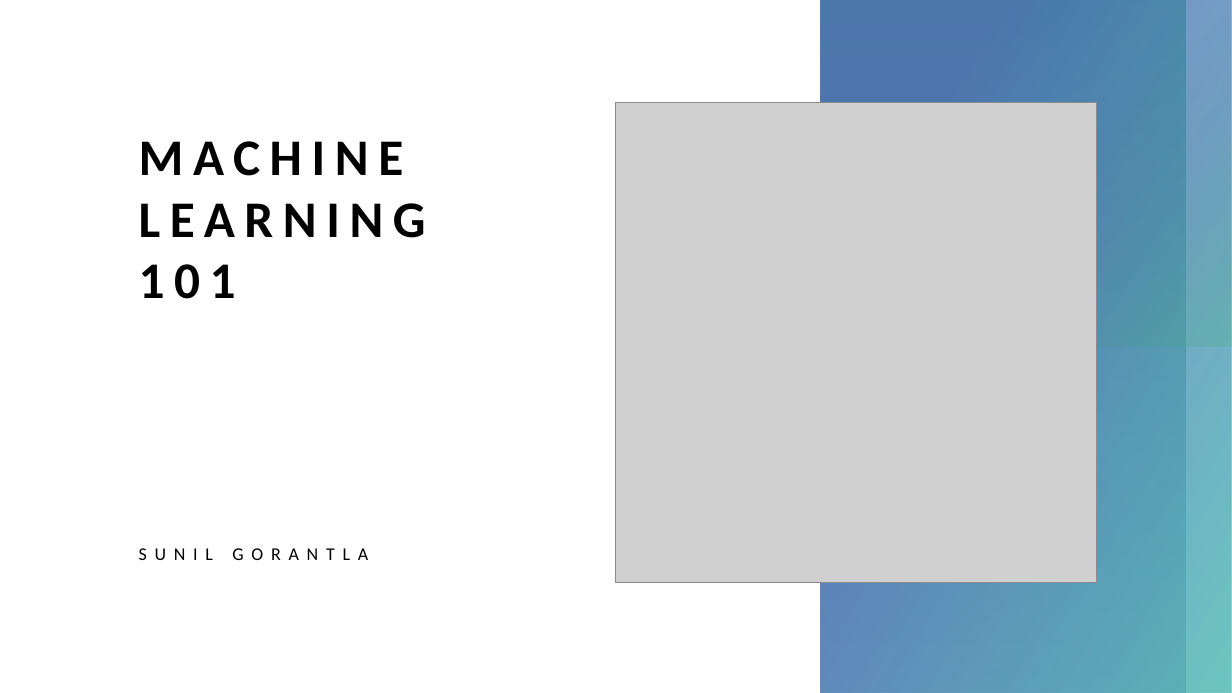
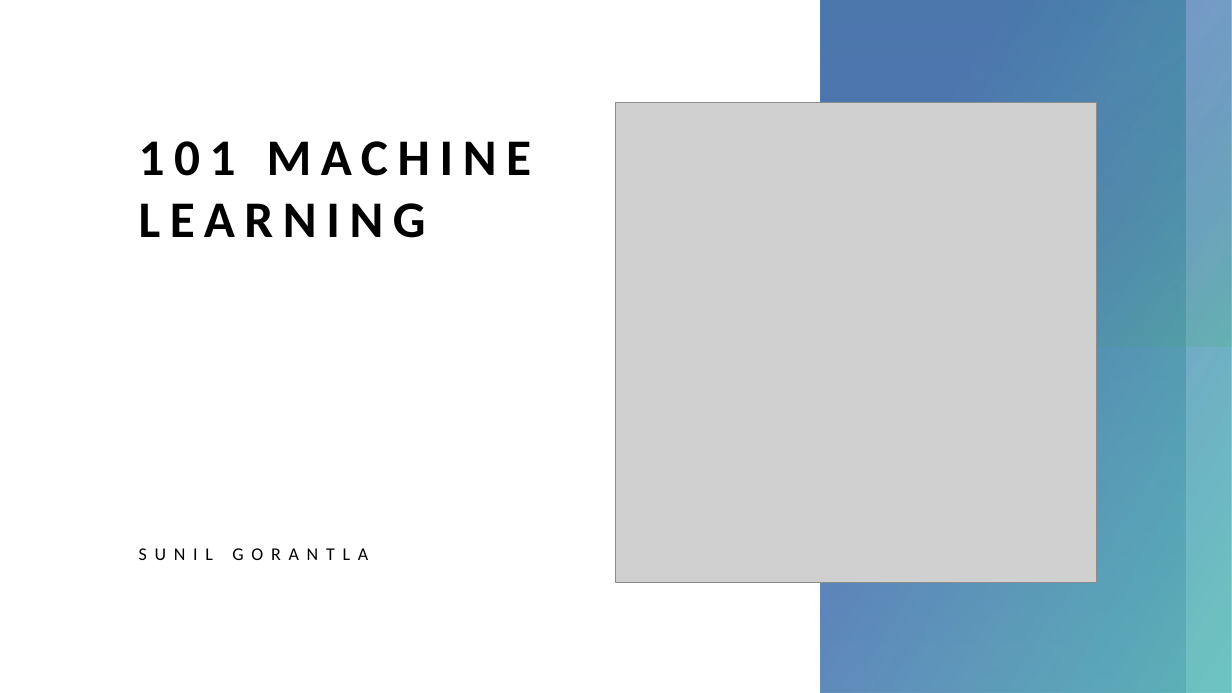
Before and after one commit to SunilGorantla/QT_Batch_0011, a slide deck: slide 1 of Machine_Learning/100 ML Introduction.pptx. Drawn at 1232x693 pixels with LibreOffice and Linux fonts; fonts in the diff are those of the drawing; grey boxes stand for pictures. Boxes give left, top, right and bottom in pixels: in the first picture for what was removed or moved away, otherwise in the second. Text is boxed around its words. In the diff, an @@ line names an element or a change of style, - is before the commit and + after.

```diff
--- a/Machine_Learning/100 ML Introduction.pptx
+++ b/Machine_Learning/100 ML Introduction.pptx
@@ title at [139, 141, 532, 238]: text changed @@
-MACHINE LEARNING
-101
+101 MACHINE LEARNING
```
Also in this commit, not shown: 5 other files.
